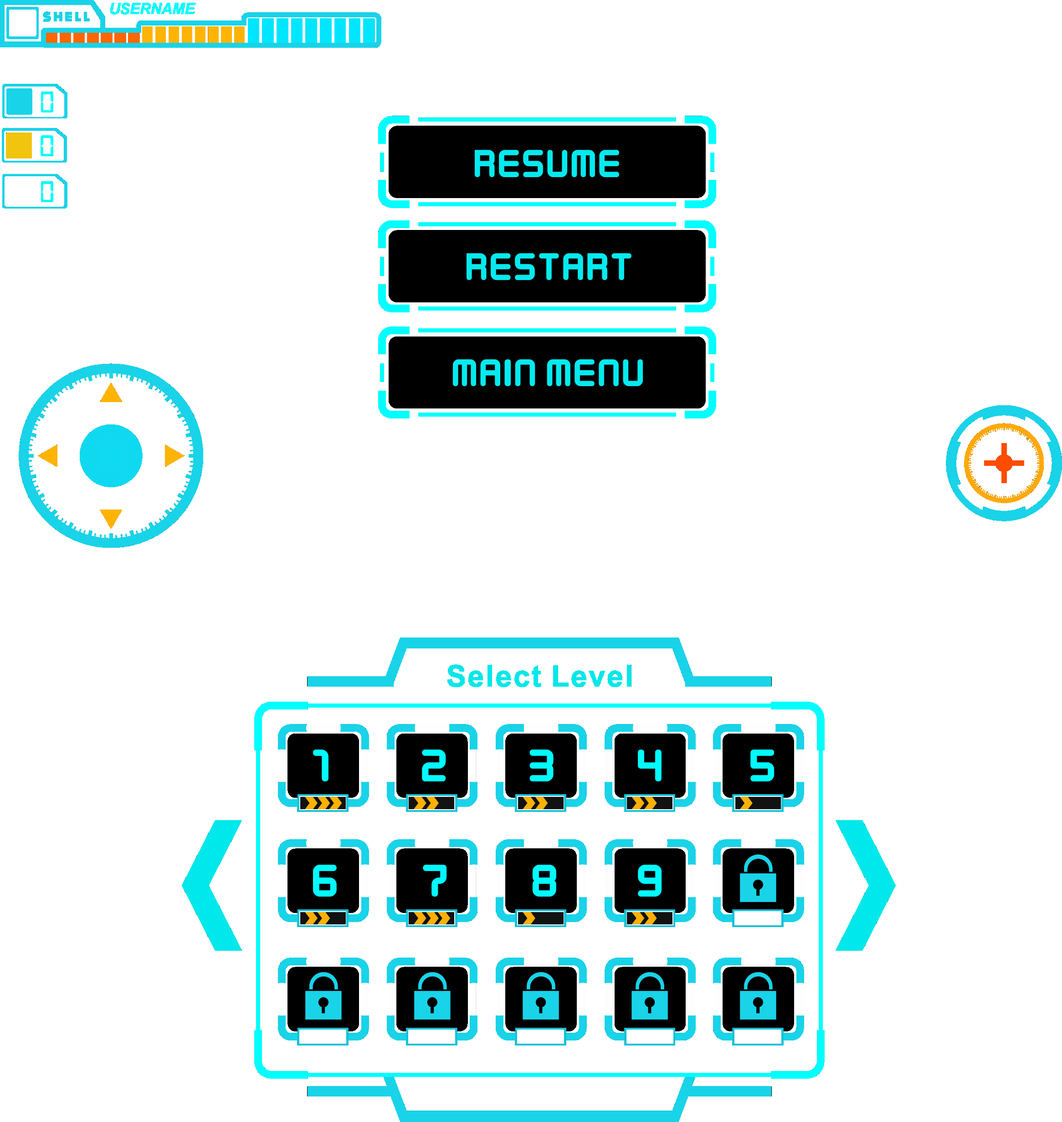
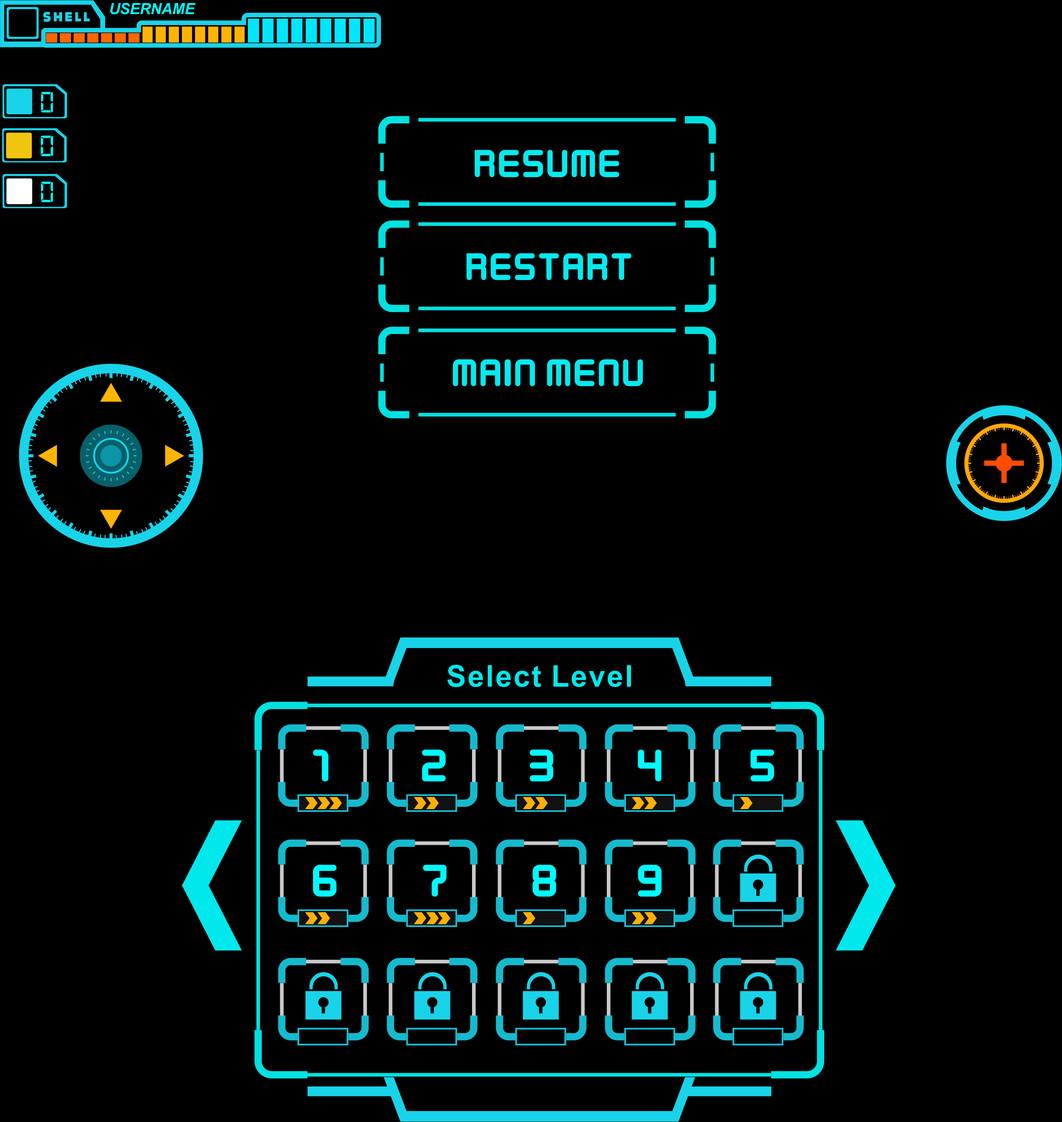
Two versions of the same layered image (1062px x 1122px). Layer-by-layer changes:
added layer "Layer 2" over [0, 0, 1062, 1122]
